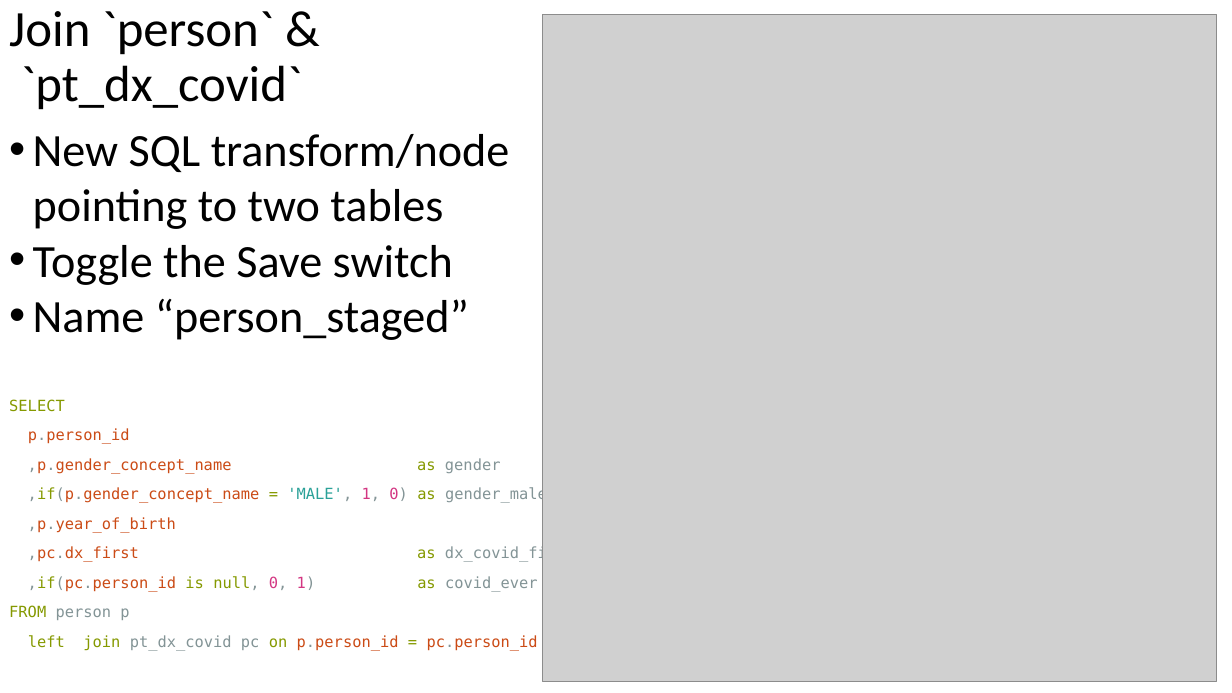
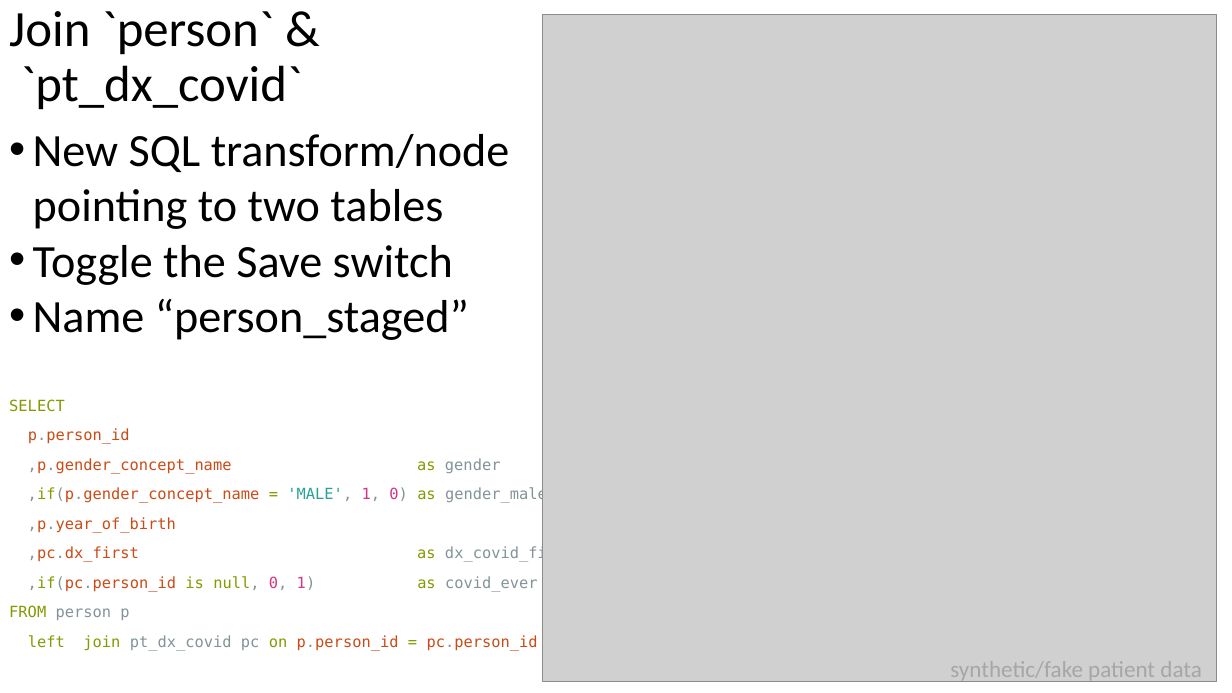
Before and after one commit to OuhscBbmc/prairie-outpost-public, a slide deck: slide 11 of publications/presentation-2022-04-geroscience/beasley-2022-04-n3c-geroscience.pptx (slide 12 before the commit). Drawn at 1232x693 pixels with LibreOffice and Linux fonts; fonts in the diff are those of the drawing; grey boxes stand for pictures. Boxes give left, top, right and bottom in pixels: in the first picture for what was removed or moved away, otherwise in the second. Text is boxed around its words. In the diff, an @@ line names an element or a change of style, - is before the commit and + after.

```diff
--- a/publications/presentation-2022-04-geroscience/beasley-2022-04-n3c-geroscience.pptx
+++ b/publications/presentation-2022-04-geroscience/beasley-2022-04-n3c-geroscience.pptx
@@ text added at bbox=[950, 661, 1202, 684], 18 pt, text #A6A6A6 @@
+synthetic/fake patient data
```
Also in this commit, not shown: 8 other slides changed, 1 slide removed, 3 other files.
